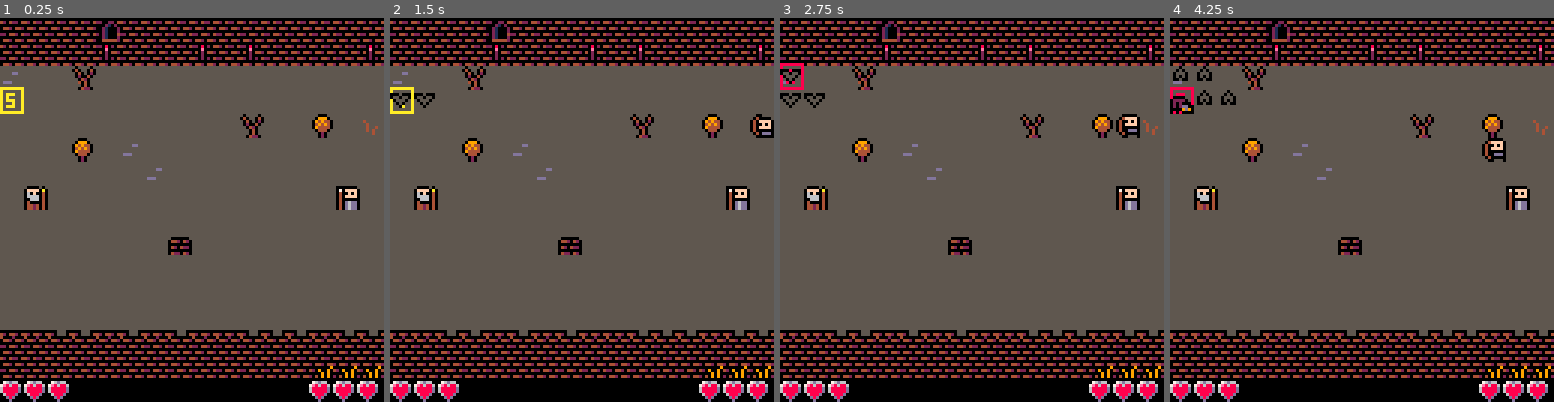
Above: before the commit, frames 1-4 (left to right).
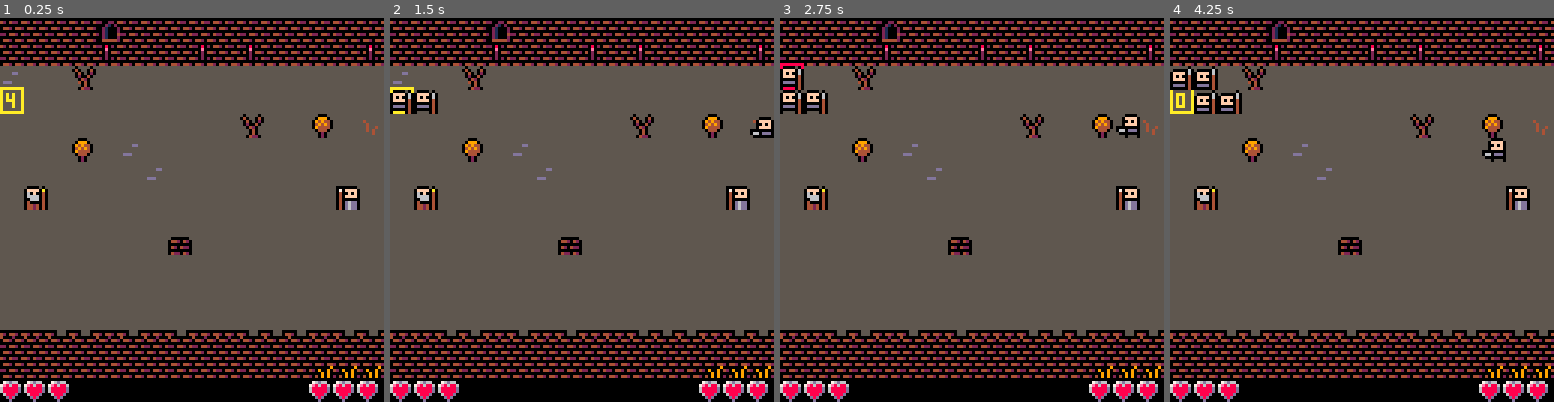
Above: after the commit, the same moments.

Repository: ironchestgames/pico-8-carts
Game: PICO-8 cartridge rpgchess.p8
Same seed, same stepped clock (60 frames per second), same inputs: the game is played once before the commit and once after it.
Inputs:
- Up to frame 1 (0.25 s): no input
- Up to frame 2 (1.5 s): tap O (Z key) at 0.7 s
- Up to frame 3 (2.75 s): tap O (Z key) at 1.7, 2.1, 2.5 s; hold Up 2.15-2.42 s
- Up to frame 4 (4.25 s): tap O (Z key) every 0.4 s from 2.9 to 4.1 s; hold Down 3.63-3.97 s

The runs differ from the first frame. In frame 1, less than 0.1% of the frame differs, in the area x 1-4%, y 19-24%; in frame 2, 0.7%; in frame 3, 1.0%; in frame 4, 1.7%, in the area x 0-84%, y 12-38%.

Commit message:
rpgchess - add spearwall for spearmen

Diff:
--- a/rpgchess.p8
+++ b/rpgchess.p8
@@ -143,10 +143,10 @@
   attackdeltas='spearman',
   movanimtyp='moving_jumping',
   attackanimtyp='attacking_stabbing',
-  special_moveonkill=1,
+  special_spearwall=1,
  },
  knifeman={
-  typ=146,
+  typ=147,
   hp=1,
   movdeltas='spearman',
   attackdeltas='spearman',
@@ -154,7 +154,7 @@
   attackanimtyp='attacking_stabbing',
  },
  archer={
-  typ=148,
+  typ=149,
   hp=1,
   movdeltas='spearman',
   attackdeltas='archer',
@@ -184,21 +184,28 @@
 }
 
 playersummoner={id=1,walkdir=1,x=1,y=5,typ=14,active=true,hp=3,sel=1,availablesels={},creatures={
- {'bat'},
- {'bat'},
- {'bat'},
- {'bat'},
- {'spider'},
+ {'spearman'},
+ {'spearman'},
+ {'spearman'},
+ {'spearman'},
+ -- {'bat'},
+ -- {'bat'},
+ -- {'bat'},
+ -- {'bat'},
+ -- {'spider'},
 }}
 enemysummoner={id=2,walkdir=-1,x=14,y=5,typ=30,active=false,hp=3,sel=6,creatures={
- {'archer'},
- {'spearman'},
- {'spearman'},
+ -- {'archer'},
+ -- {'spearman'},
+ -- {'spearman'},
  {'knifeman'},
  {'knifeman'},
  {'knifeman'},
- {'spearman'},
- {'spearman'},
+ {'knifeman'},
+ -- {'spearman'},
+ -- {'spearman'},
+ -- {'spearman'},
+ -- {'spearman'},
  }}
 
 summoners={playersummoner,enemysummoner}
@@ -308,7 +315,18 @@
 
     _c.anim=nil
 
-    if _c.active and not _c.isincapacitated then
+    if _c.special_spearwall and not _c.active then
+     local _otherup=getcreatureonpos(_c.x,_c.y-1)
+     local _otherdown=getcreatureonpos(_c.x,_c.y+1)
+     if (_otherup and _otherup.summoner == _c.summoner and _otherup.special_spearwall) or
+        (_otherdown and _otherdown.summoner == _c.summoner and _otherdown.special_spearwall) then
+      _c.special_spearwall=2
+     else
+      _c.special_spearwall=1
+     end
+    end
+
+    if (_c.active or _c.special_spearwall == 2) and not _c.isincapacitated then
 
      local _attacks=copydeltas(_c.attackdeltas)
 
@@ -377,7 +395,7 @@
        _enemysummoner.hp-=1
       end
 
-     else -- move
+     elseif _c.active then -- move
 
       _c.anim=_c.movanimtyp
 
@@ -515,6 +532,8 @@
   local _animxoff,_animyoff=0,0
   if _c.active and not _c.isincapacitated then
    _foff=flr(tick/(tickwrap/5))%2
+  elseif _c.special_spearwall == 2 then
+   _foff=2
   end
   if _c.anim and animtick > 0 then
    local _p=animtick/animlen
@@ -627,14 +646,14 @@
 11111111111111111111111111111111111111111111111111111111111111111111111111111111111111111111111111111111111111111111111111111111
 11111111111111111111111111111111111111111111111111111111111111111111111111111111111111111111111111111111111111111111111111111111
 11111111111111111111111111111111111111111111111111111111111111111111111111111111111111111111111111111111111111111111111111111111
-10000101111111011000011111111111100000111111001111111111111111111111111111111111111111111111111111111111111111111111111111111111
-0ffff060100000600ffff011100001110ffff4011000040111111111111111111111111111111111111111111111111111111111111111111111111111111111
-0f0f00600ffff0600f0f00110ffff0110f0f00400ffff04011111111111111111111111111111111111111111111111111111111111111111111111111111111
-0ffff0400f0f00400ffff0110f0f00110ffff0400f0f004011111111111111111111111111111111111111111111111111111111111111111111111111111111
-000000400ffff040000000000ffff011000000400ffff04011111111111111111111111111111111111111111111111111111111111111111111111111111111
-0dddd040000000400ddd0660000000000ddd00400000004011111111111111111111111111111111111111111111111111111111111111111111111111111111
-000000400dddd040000000010ddd0660000004010ddd040111111111111111111111111111111111111111111111111111111111111111111111111111111111
-01111040000000400111011100000001011100110000001111111111111111111111111111111111111111111111111111111111111111111111111111111111
+10000101111111011000011110000111111111111000001111110011111111111111111111111111111111111111111111111111111111111111111111111111
+0ffff060100000600ffff0110ffff011100001110ffff40110000401111111111111111111111111111111111111111111111111111111111111111111111111
+0f0f00600ffff0600f0f00110f0f00110ffff0110f0f00400ffff040111111111111111111111111111111111111111111111111111111111111111111111111
+0ffff0400f0f00400ffff0060ffff0110f0f00110ffff0400f0f0040111111111111111111111111111111111111111111111111111111111111111111111111
+000000400ffff04000000060000000000ffff011000000400ffff040111111111111111111111111111111111111111111111111111111111111111111111111
+0dddd040000000400ddd04010ddd0660000000000ddd004000000040111111111111111111111111111111111111111111111111111111111111111111111111
+000000400dddd04000004011000000010ddd0660000004010ddd0401111111111111111111111111111111111111111111111111111111111111111111111111
+01111040000000400104001101110111000000010111001100000011111111111111111111111111111111111111111111111111111111111111111111111111
 11111111111111111111111111101111111111111111111111111111111111111111111111111111111111111111111111111111111111111111111111111111
 10001111111111110001000111050111111111111111111111111111111111111111111111111111111111111111111111111111111111111111111111111111
 02220111100001110550550110555011111111111111111111111111111111111111111111111111111111111111111111111111111111111111111111111111
